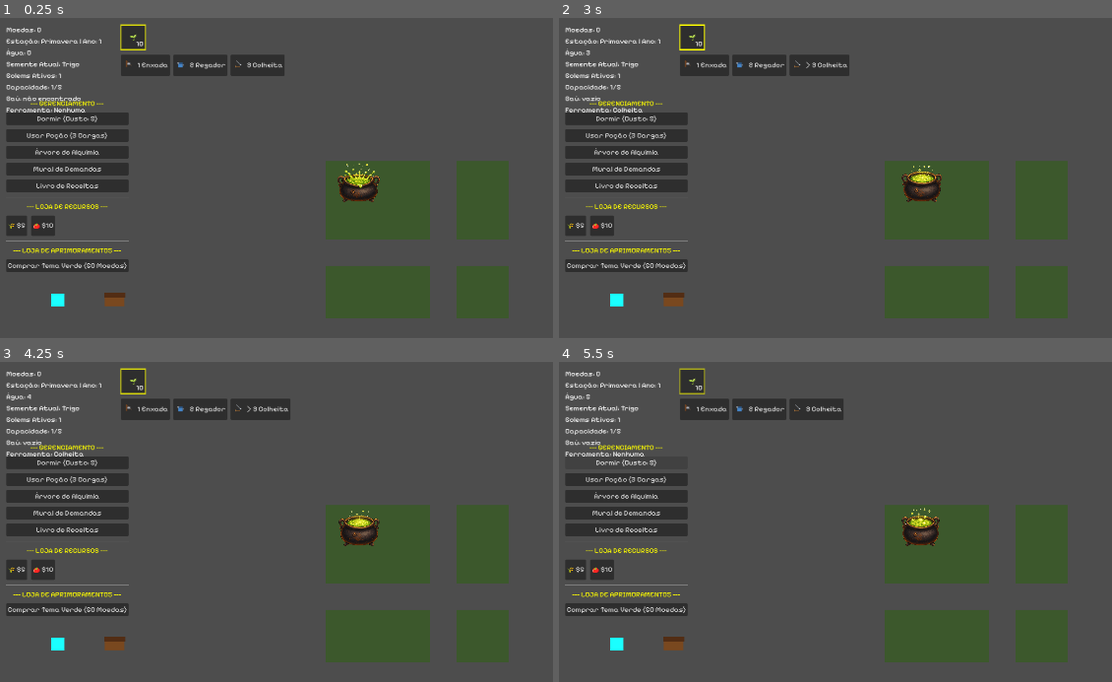
Above: before the commit, frames 1-4 (two rows, left to right).
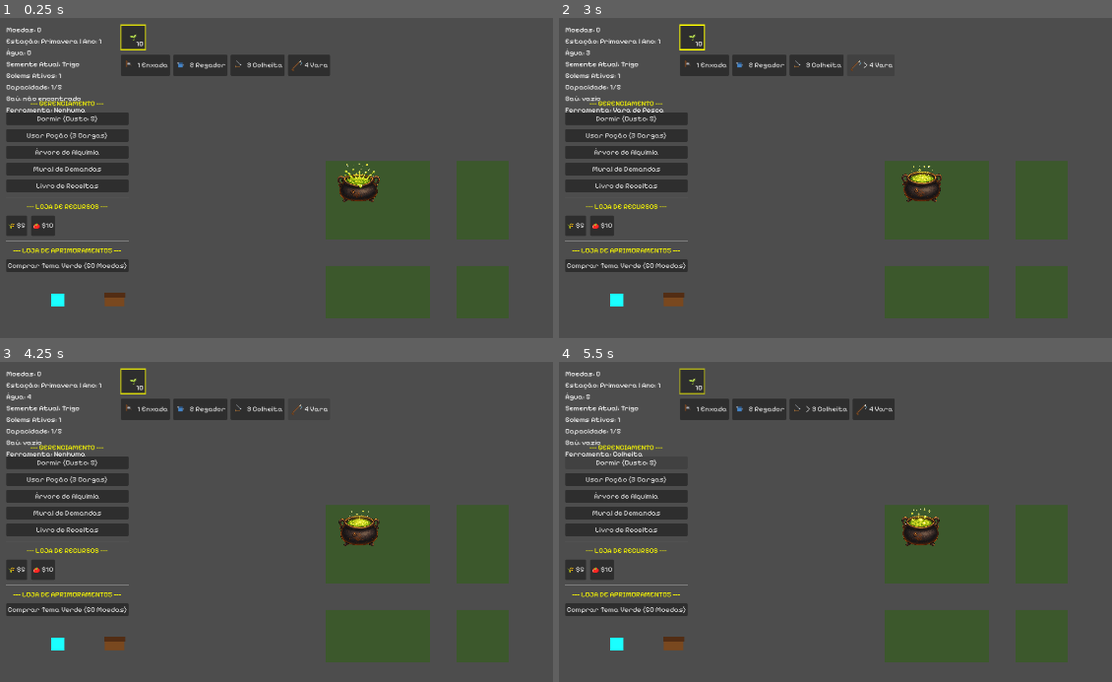
Above: after the commit, the same moments.

Repository: LeandroSatsuki/Cauldron-Crops
Game: Godot game, scene res://Scenes/Main.tscn
Two runs of this game, one before a commit and one after it. Both use one fixed random seed, a clock stepped at 60 frames per second and the inputs below.
Inputs (mouse positions are in pixels of both pictures, inside the frame that each line leads up to):
- Up to frame 1 (0.25 s): no input
- Up to frame 2 (3 s): click "1 Enxada" at 0.5 s; click "2 Regador" at 1.25 s; click "3 Colheita" at 2 s; click (874, 66) at 2.75 s, where only the run after the commit has a clickable "4 Vara"
- Up to frame 3 (4.25 s): click (309, 410) at 3.5 s, where only the run after the commit has a clickable "> 4 Vara"
- Up to frame 4 (5.5 s): click "> 3 Colheita" (after the commit: "3 Colheita") at 4.25 s; click "Dormir (Custo: 5)" at 5 s

The runs differ from the first frame. In frame 1, 0.5% of the frame differs, in the area x 52-60%, y 11-19%; in frame 2, 0.2%; in frame 3, 0.2%; in frame 4, 0.6%, in the area x 9-61%, y 11-30%.

Commit message:
ui: adiciona vara de pesca como ferramenta

Diff:
--- a/Scenes/UI.tscn
+++ b/Scenes/UI.tscn
@@ -6,6 +6,7 @@
 [ext_resource type="Texture2D" path="res://Assets/Tools/tool_hoe.png" id="4_toolhoe"]
 [ext_resource type="Texture2D" path="res://Assets/Tools/tool_watering_can.png" id="5_toolwateringcan"]
 [ext_resource type="Texture2D" path="res://Assets/Tools/tool_harvest.png" id="6_toolharvest"]
+[ext_resource type="Texture2D" path="res://Assets/Tools/tool_fishing_rod.png" id="7_toolfishingrod"]
 
 [node name="UI" type="CanvasLayer" unique_id=570246364]
 script = ExtResource("1_uigd")
@@ -75,6 +76,12 @@
 icon = ExtResource("6_toolharvest")
 tooltip_text = "Colheita"
 text = "3 Colheita"
+
+[node name="BtnToolFishingRod" type="Button" parent="ToolBarPanel" unique_id=1730000006]
+layout_mode = 2
+icon = ExtResource("7_toolfishingrod")
+tooltip_text = "Vara de Pesca"
+text = "4 Vara"
 
 [node name="LeftPanel" type="VBoxContainer" parent="." unique_id=1703485619]
 offset_left = 20.0
--- a/Scripts/ToolManager.gd
+++ b/Scripts/ToolManager.gd
@@ -5,7 +5,8 @@
 	HOE,
 	SEED,
 	WATERING_CAN,
-	HARVEST
+	HARVEST,
+	FISHING_ROD
 }
 
 var active_tool: ToolType = ToolType.NONE
@@ -30,6 +31,9 @@
 func select_harvest() -> void:
 	select_tool(ToolType.HARVEST)
 
+func select_fishing_rod() -> void:
+	select_tool(ToolType.FISHING_ROD)
+
 func clear_tool() -> void:
 	if active_tool == ToolType.NONE:
 		return
@@ -52,6 +56,9 @@
 func is_harvest_selected() -> bool:
 	return active_tool == ToolType.HARVEST
 
+func is_fishing_rod_selected() -> bool:
+	return active_tool == ToolType.FISHING_ROD
+
 func get_tool_name(tool: int = -1) -> String:
 	var tool_to_read: int = tool
 	if tool_to_read < 0:
@@ -68,5 +75,7 @@
 			return "Regador"
 		ToolType.HARVEST:
 			return "Colheita"
+		ToolType.FISHING_ROD:
+			return "Vara de Pesca"
 		_:
 			return "Desconhecida"
--- a/Scripts/UI.gd
+++ b/Scripts/UI.gd
@@ -20,6 +20,7 @@
 @onready var tool_hoe_button: Button = $ToolBarPanel/BtnToolHoe
 @onready var tool_watering_can_button: Button = $ToolBarPanel/BtnToolWateringCan
 @onready var tool_harvest_button: Button = $ToolBarPanel/BtnToolHarvest
+@onready var tool_fishing_rod_button: Button = $ToolBarPanel/BtnToolFishingRod
 @onready var comprar_trigo_button: Button = $LeftPanel/GridSementes/ComprarTrigoButton
 @onready var comprar_verao_button: Button = $LeftPanel/GridSementes/ComprarVeraoButton
 @onready var abrir_skill_tree_button: Button = $LeftPanel/AbrirSkillTreeButton
@@ -86,6 +87,9 @@
 	if tool_harvest_button:
 		if not tool_harvest_button.pressed.is_connected(_on_tool_harvest_button_pressed):
 			tool_harvest_button.pressed.connect(_on_tool_harvest_button_pressed)
+	if tool_fishing_rod_button:
+		if not tool_fishing_rod_button.pressed.is_connected(_on_tool_fishing_rod_button_pressed):
+			tool_fishing_rod_button.pressed.connect(_on_tool_fishing_rod_button_pressed)
 	if comprar_trigo_button:
 		comprar_trigo_button.gui_input.connect(func(event): _on_comprar_semente_gui_input(event, "semente_basica", 5, "+1 Semente Trigo", "+10 Semente Trigo"))
 		comprar_trigo_button.mouse_entered.connect(_on_comprar_trigo_button_mouse_entered)
@@ -204,6 +208,9 @@
 	elif event is InputEventKey and event.pressed and not event.echo and event.keycode == KEY_3:
 		_selecionar_colheita()
 		get_viewport().set_input_as_handled()
+	elif event is InputEventKey and event.pressed and not event.echo and event.keycode == KEY_4:
+		_selecionar_vara_de_pesca()
+		get_viewport().set_input_as_handled()
 
 func _toggle_debug_panel() -> void:
 	if debug_panel and debug_panel.visible:
@@ -288,9 +295,10 @@
 	if tool_bar_panel:
 		tool_bar_panel.mouse_filter = Control.MOUSE_FILTER_IGNORE
 
-	_atualizar_texto_botao_ferramenta(tool_hoe_button, "1 Enxada", _is_tool_active(1))
-	_atualizar_texto_botao_ferramenta(tool_watering_can_button, "2 Regador", _is_tool_active(3))
-	_atualizar_texto_botao_ferramenta(tool_harvest_button, "3 Colheita", _is_tool_active(4))
+	_atualizar_texto_botao_ferramenta(tool_hoe_button, "1 Enxada", _is_tool_active(ToolManager.ToolType.HOE))
+	_atualizar_texto_botao_ferramenta(tool_watering_can_button, "2 Regador", _is_tool_active(ToolManager.ToolType.WATERING_CAN))
+	_atualizar_texto_botao_ferramenta(tool_harvest_button, "3 Colheita", _is_tool_active(ToolManager.ToolType.HARVEST))
+	_atualizar_texto_botao_ferramenta(tool_fishing_rod_button, "4 Vara", _is_tool_active(ToolManager.ToolType.FISHING_ROD))
 
 func _atualizar_texto_botao_ferramenta(button: Button, texto_base: String, ativa: bool) -> void:
 	if button == null:
@@ -662,11 +670,23 @@
 	atualizar_toolbar_ferramentas()
 	atualizar_status_jogo()
 
+func _selecionar_vara_de_pesca() -> void:
+	var tool_manager: Node = _obter_tool_manager()
+	if tool_manager != null and tool_manager.has_method("select_fishing_rod"):
+		tool_manager.call("select_fishing_rod")
+	else:
+		push_warning("UI: ToolManager nao encontrado.")
+	atualizar_toolbar_ferramentas()
+	atualizar_status_jogo()
+
 func _on_tool_watering_can_button_pressed() -> void:
 	_selecionar_regador()
 
 func _on_tool_harvest_button_pressed() -> void:
 	_selecionar_colheita()
+
+func _on_tool_fishing_rod_button_pressed() -> void:
+	_selecionar_vara_de_pesca()
 
 func _obter_nome_ferramenta_ativa() -> String:
 	var tool_manager: Node = _obter_tool_manager()
Binary file added: Assets/Tools/tool_fishing_rod.png
Not shown, added: Assets/Tools/tool_fishing_rod.png.import
Not shown, changed: docs/CHANGELOG.md
Not shown, changed: docs/DECISIONS.md
Not shown, changed: docs/FARM_SYSTEM_V2.md
Not shown, changed: docs/FISHING_SYSTEM.md
Not shown, changed: docs/ROADMAP.md
